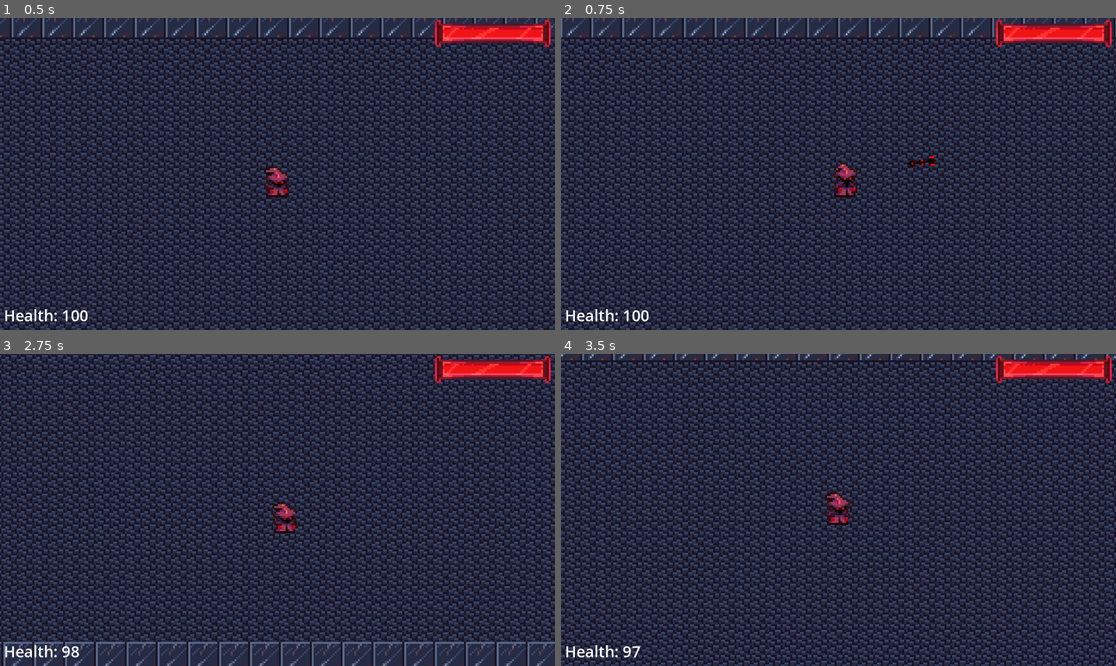
Above: before the commit, frames 1-4 (two rows, left to right).
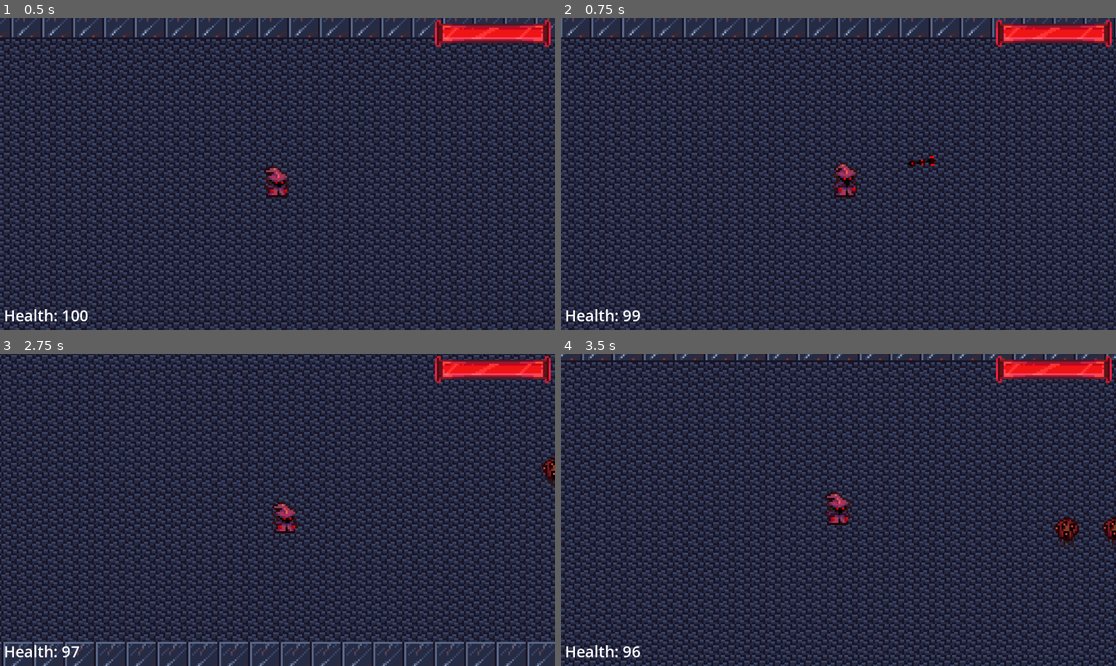
Above: after the commit, the same moments.

Repository: SyntaxBrew/exsanguine
Game: Godot game, scene res://main.tscn
Same seed, same stepped clock (60 frames per second), same inputs: the game is played once before the commit and once after it.
Inputs (mouse positions are in pixels of both pictures, inside the frame that each line leads up to):
- Up to frame 1 (0.5 s): no input
- Up to frame 2 (0.75 s): move the mouse to (960, 158) at 0.52 s; hold Right (move_right) from 0.53 s (still down); tap C (shoot) at 0.6 s
- Up to frame 3 (2.75 s): move the mouse to (166, 525) at 1.27 s; release Right (move_right) at 1.28 s; hold Down (move_down) 1.28-2.03 s; tap C (shoot) at 1.35, 2.1 s; move the mouse to (333, 441) at 2.02 s; hold Right (move_right) from 2.03 s (still down)
- Up to frame 4 (3.5 s): move the mouse to (810, 572) at 2.77 s; release Right (move_right) at 2.78 s; hold Up (move_up) from 2.78 s (still down); tap C (shoot) at 2.85 s

Frame 1 is identical in both runs. In frame 2, less than 0.1% of the frame differs, in the area x 11-16%, y 93-98%; in frame 3, 0.2%; in frame 4, 0.4%, in the area x 12-100%, y 52-98%.

Commit message:
Added enemies and bug fixes

Diff:
--- /dev/null
+++ b/enemy.gd
@@ -0,0 +1,41 @@
+extends CharacterBody2D
+
+@export var speed = 25
+var screen_size
+
+@export var max_health = 100
+@export var health = 100
+
+@export var attack_range = 25
+@export var attack_damage = 5
+@export var attack_cooldown = 2.0
+
+var cooldown_timer = 0.0
+var target: Node = null
+
+func _ready():
+	screen_size = get_viewport_rect().size
+	print(target)
+
+func _physics_process(delta):
+	var change_pos = (target.position - position)
+
+	if change_pos != Vector2.ZERO:
+		var direction: Vector2 = change_pos.normalized()
+		var new_velocity = direction * speed
+
+		if new_velocity.x != 0:
+			$AnimatedSprite2D.flip_h = new_velocity.x < 0
+
+		velocity = new_velocity
+		move_and_slide()
+
+func is_player_in_range():
+	return (target.position - position).length() <= attack_range
+
+func _process(delta):
+	cooldown_timer += delta
+	if cooldown_timer >= attack_cooldown:
+		cooldown_timer = 0
+		if is_player_in_range():
+			target.health -= attack_damage
--- /dev/null
+++ b/enemy.tscn
@@ -0,0 +1,30 @@
+[gd_scene load_steps=5 format=3 uid="uid://c38g0ccncvvue"]
+
+[ext_resource type="Script" path="res://enemy.gd" id="1_4gyqm"]
+[ext_resource type="Texture2D" uid="uid://dc0m42pa3rtb7" path="res://creep.png" id="1_7k104"]
+
+[sub_resource type="SpriteFrames" id="SpriteFrames_7xaro"]
+animations = [{
+"frames": [{
+"duration": 1.0,
+"texture": ExtResource("1_7k104")
+}],
+"loop": true,
+"name": &"idle",
+"speed": 5.0
+}]
+
+[sub_resource type="CapsuleShape2D" id="CapsuleShape2D_7k104"]
+
+[node name="Enemy" type="CharacterBody2D" groups=["enemies"]]
+collision_layer = 2
+collision_mask = 2
+script = ExtResource("1_4gyqm")
+
+[node name="AnimatedSprite2D" type="AnimatedSprite2D" parent="."]
+sprite_frames = SubResource("SpriteFrames_7xaro")
+animation = &"idle"
+
+[node name="Hitbox" type="CollisionShape2D" parent="."]
+scale = Vector2(0.4, 0.4)
+shape = SubResource("CapsuleShape2D_7k104")
--- a/main.gd
+++ b/main.gd
@@ -1,5 +1,21 @@
 extends Node
 
+@export var enemy_scene: PackedScene
 
 func _ready():
-	$DamageTimer.start()
+	$EnemySpawnTimer.start()
+
+func _process(delta):
+	if $Player.health <= 0:
+		get_tree().quit(0)
+	$HUD/Health.text = "Health: " + str($Player.health)
+	$HUD/ProgressBar.value = $Player.health * 100 / $Player.max_health
+
+func spawn_enemy():
+	var enemy = enemy_scene.instantiate()
+	enemy.target = $Player
+	enemy.position = $EnemySpawnLocation.position
+	add_child(enemy)
+
+func _on_enemy_spawn_timer_timeout():
+	spawn_enemy()
--- a/main.tscn
+++ b/main.tscn
@@ -1,8 +1,9 @@
-[gd_scene load_steps=10 format=4 uid="uid://bd0addve0lcw1"]
+[gd_scene load_steps=11 format=4 uid="uid://bd0addve0lcw1"]
 
 [ext_resource type="Script" uid="uid://6f4pq0gco2r7" path="res://main.gd" id="1_h2yge"]
 [ext_resource type="PackedScene" uid="uid://kmv1o2l3necm" path="res://player.tscn" id="1_ig7tw"]
 [ext_resource type="Texture2D" uid="uid://df4bdhlqig8wj" path="res://tilemap.png" id="2_0xm2m"]
+[ext_resource type="PackedScene" uid="uid://c38g0ccncvvue" path="res://enemy.tscn" id="2_5vw27"]
 [ext_resource type="PackedScene" uid="uid://ciu11n8vru0df" path="res://Projectile.tscn" id="4_lquwl"]
 [ext_resource type="Texture2D" uid="uid://ob5x4p6m2h7o" path="res://outer_bar.png" id="6_5vw27"]
 [ext_resource type="Texture2D" uid="uid://deu8xiixtg5pl" path="res://inner_bar.png" id="7_kek77"]
@@ -628,6 +629,7 @@
 
 [node name="Main" type="Node"]
 script = ExtResource("1_h2yge")
+enemy_scene = ExtResource("2_5vw27")
 
 [node name="TileMapLayer" type="TileMapLayer" parent="."]
 position = Vector2(-214, -287)
@@ -650,7 +652,7 @@
 theme_override_font_sizes/font_size = 32
 text = "Health: 100"
 
-[node name="TextureProgressBar" type="TextureProgressBar" parent="HUD" node_paths=PackedStringArray("player")]
+[node name="ProgressBar" type="TextureProgressBar" parent="HUD" node_paths=PackedStringArray("player")]
 anchors_preset = 1
 anchor_left = 1.0
 anchor_right = 1.0
@@ -664,6 +666,10 @@
 script = ExtResource("8_4c57u")
 player = NodePath("../../Player")
 
-[node name="DamageTimer" type="Timer" parent="."]
-
-[connection signal="timeout" from="DamageTimer" to="Player" method="_on_damage_timer_timeout"]
+[node name="EnemySpawnTimer" type="Timer" parent="."]
+
+[node name="EnemySpawnLocation" type="Marker2D" parent="."]
+position = Vector2(484, 102)
+
+[connection signal="HealthChanged" from="Player" to="HUD/ProgressBar" method="update"]
+[connection signal="timeout" from="EnemySpawnTimer" to="." method="_on_enemy_spawn_timer_timeout"]
--- a/player.gd
+++ b/player.gd
@@ -20,23 +20,26 @@
 
 func _on_damage_timer_timeout():
 	health -= 1
-	HealthChanged.emit()
+
 
 func shoot_projectile():
-	if not projectile_scene:
-		return
+	if health > 1:
+		health -= 1
+		if not projectile_scene:
+			return
 
-	var projectile = projectile_scene.instantiate()
-	get_parent().add_child(projectile)
-	projectile.position = global_position
+		var projectile = projectile_scene.instantiate()
+		get_parent().add_child(projectile)
+		projectile.position = global_position
 
-	# direction vector toward mouse
-	projectile.direction = (get_global_mouse_position() - global_position).normalized()
+		# direction vector toward mouse
+		projectile.direction = (get_global_mouse_position() - global_position).normalized()
 
-	# rotate the projectile to face that direction
-	projectile.rotation = projectile.direction.angle()
+		# rotate the projectile to face that direction
+		projectile.rotation = projectile.direction.angle()
 
 func _process(delta):
+	HealthChanged.emit()
 	health_label.text = "Health: " + str(health)
 	if Input.is_action_just_pressed("shoot"):
 		shoot_projectile()
Binary file added: creep.png
Not shown, added: creep.png.import
Not shown, added: enemy.gd.uid
